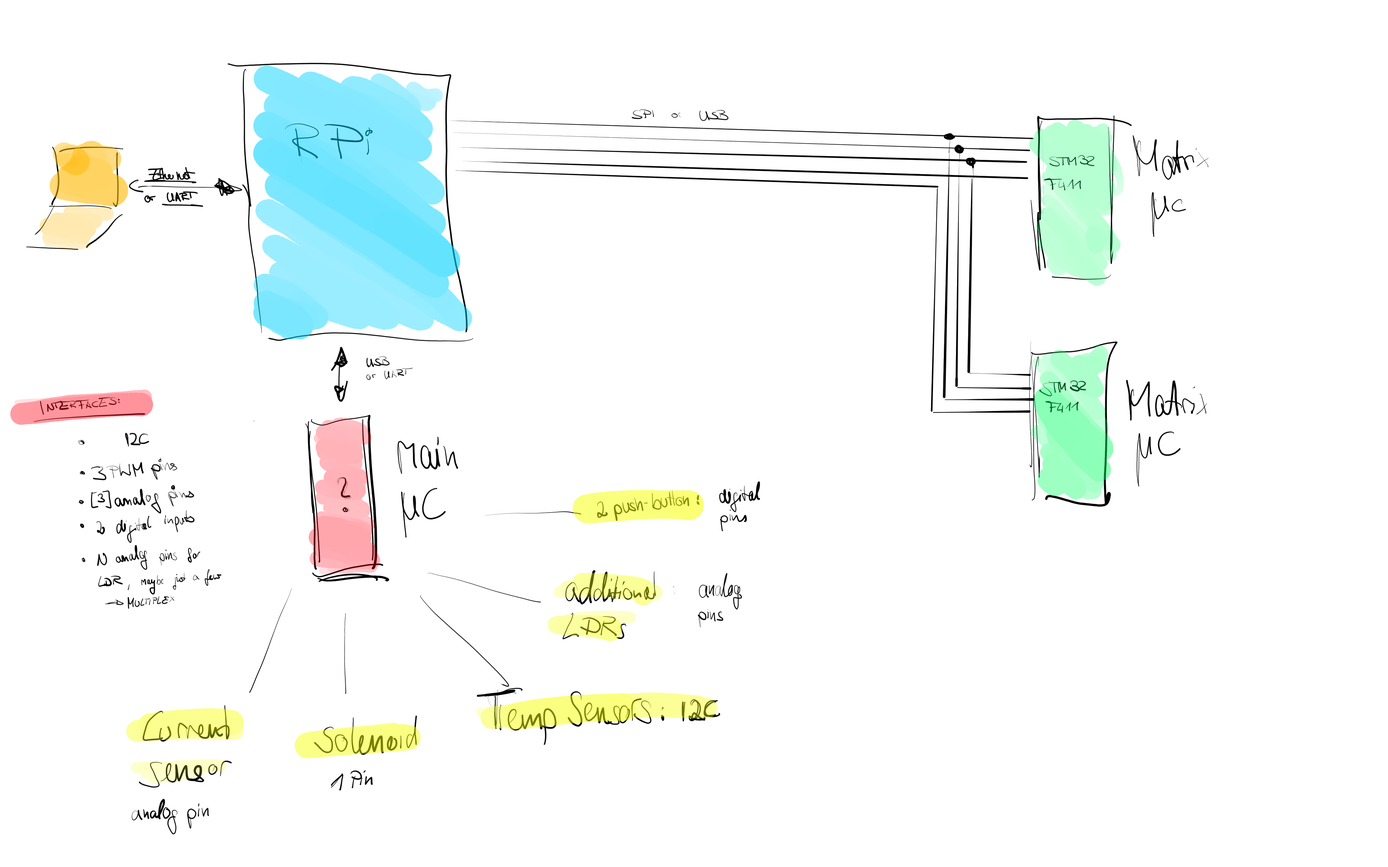
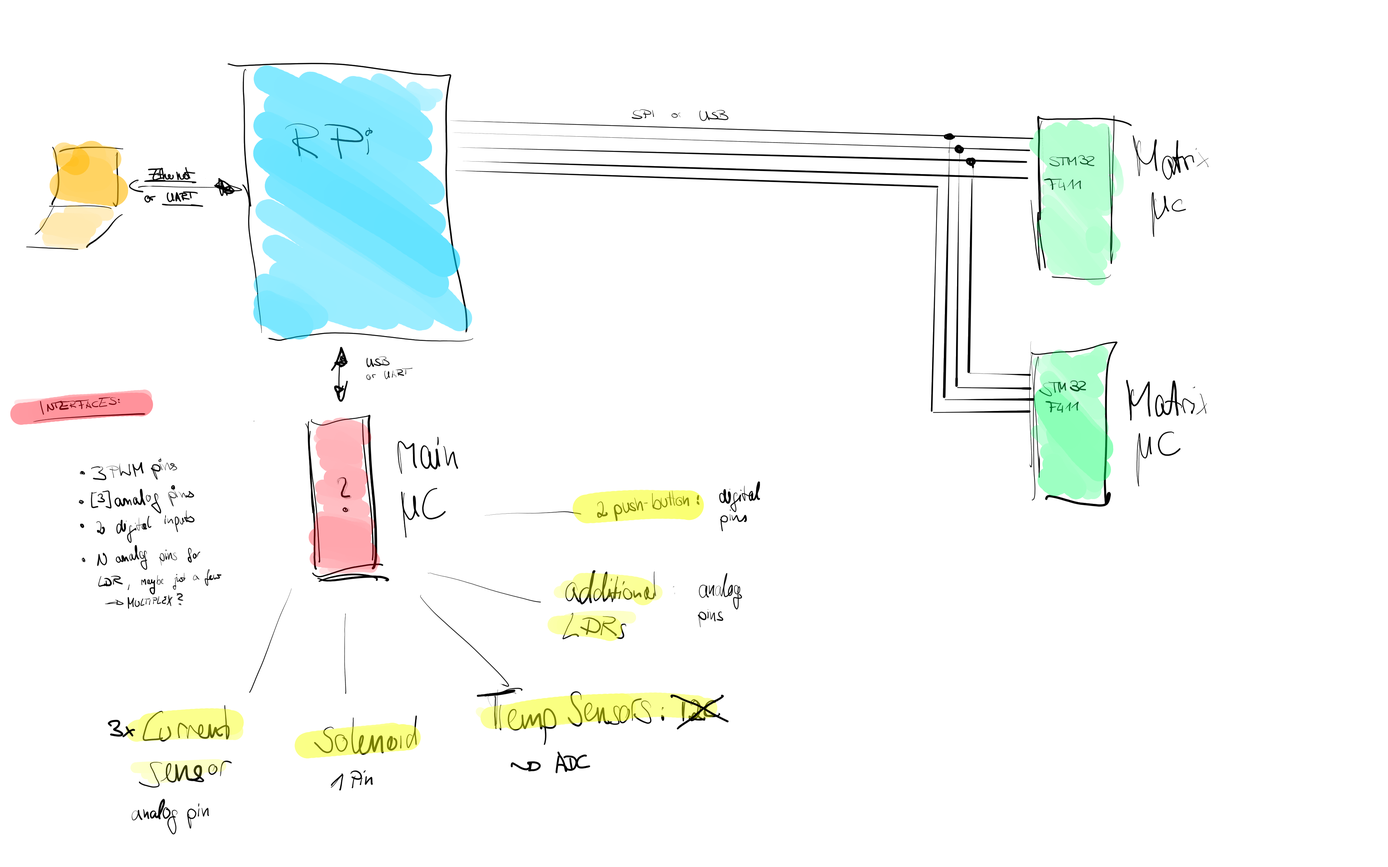
Layered file, before and after one edit (1388 x 867). Changes by layer:
painted on "Paint Layer 1" over [78, 432, 729, 774]
